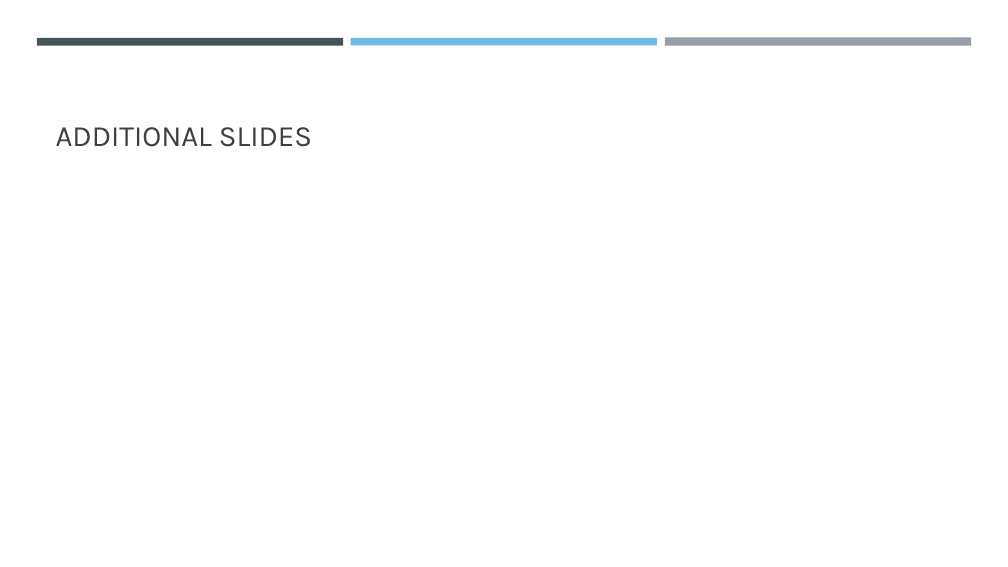
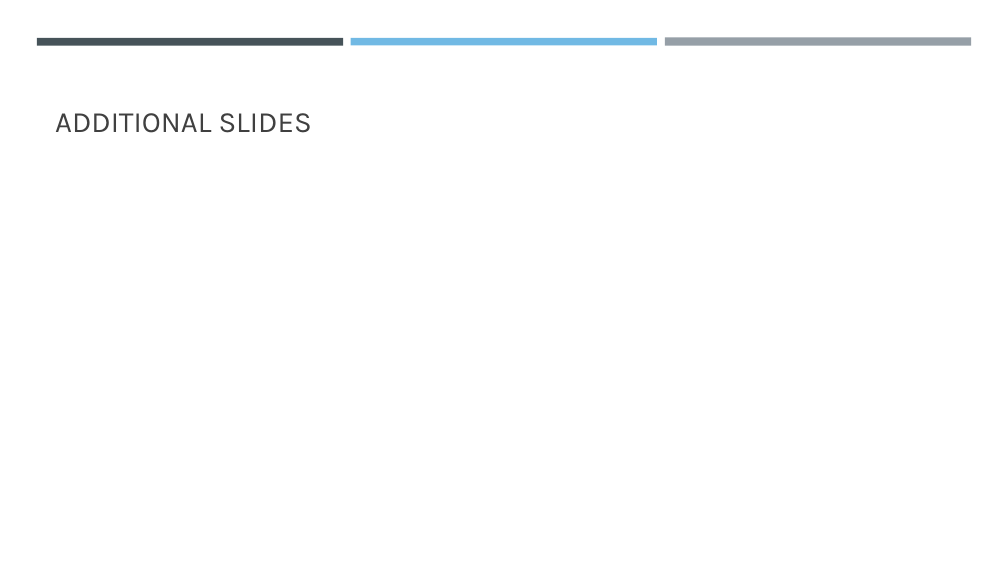
Before and after one commit to jacke1980/Project3, a slide deck: slide 8 of Project3_Final_ Pres_Update.pptx (slide 6 before the commit). Drawn at 1008x567 pixels with LibreOffice and Linux fonts; fonts in the diff are those of the drawing. Boxes give left, top, right and bottom in pixels: in the first picture for what was removed or moved away, otherwise in the second. Text is boxed around its words. In the diff, an @@ line names an element or a change of style, - is before the commit and + after.

```diff
--- a/Project3_Final_ Pres_Update.pptx
+++ b/Project3_Final_ Pres_Update.pptx
@@ title "ADDITIONAL SLIDES": place and size @@
-title "ADDITIONAL SLIDES" at [56, 127, 312, 147]
+title "ADDITIONAL SLIDES" at [55, 113, 312, 133]
```
Also in this commit, not shown: 1 other slide changed, 2 slides added.
